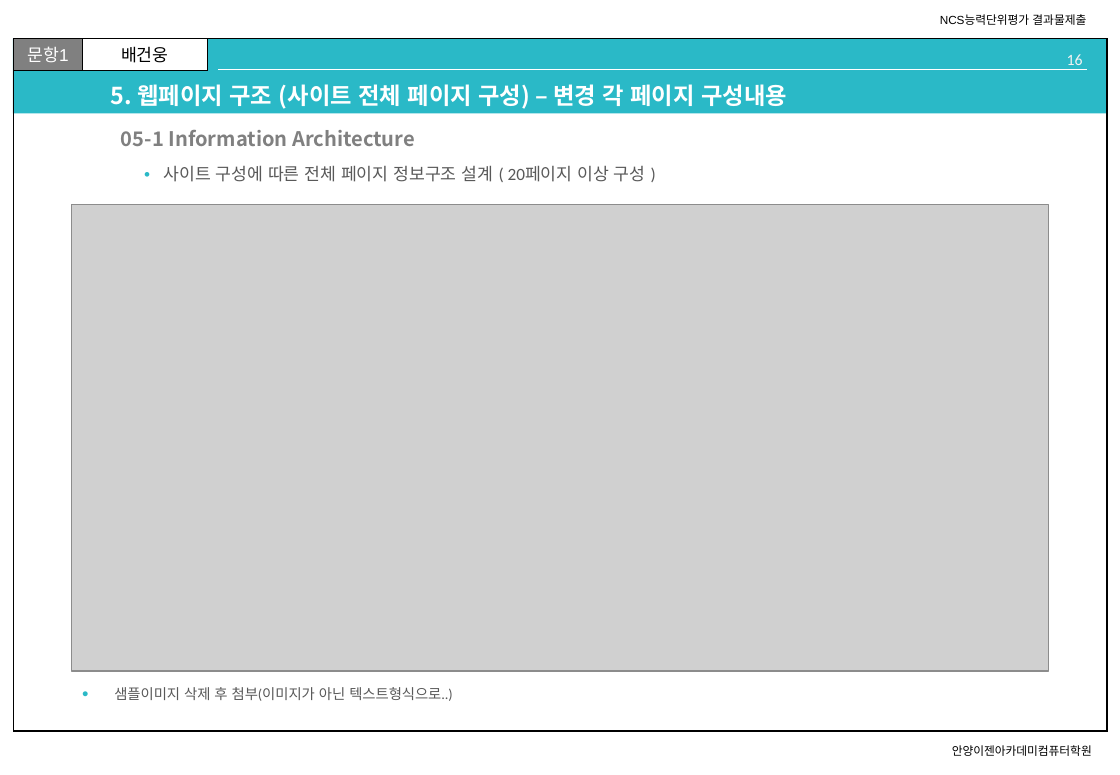
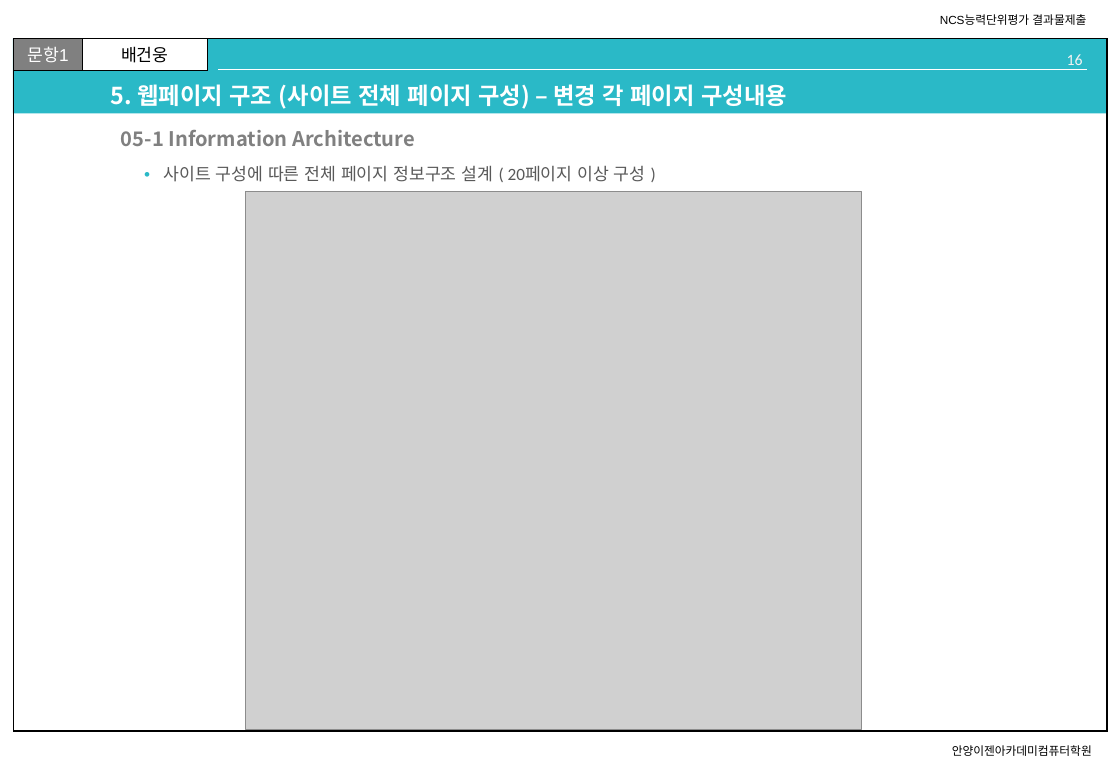
Before and after one commit to 100won-yes/100won_yes, a slide deck: slide 16 of d_homework/n_01_UIUX요구분석_제출양식.pptx. Drawn at 1120x775 pixels with LibreOffice and Linux fonts; fonts in the diff are those of the drawing; grey boxes stand for pictures. Boxes give left, top, right and bottom in pixels: in the first picture for what was removed or moved away, otherwise in the second. Text is boxed around its words. In the diff, an @@ line names an element or a change of style, - is before the commit and + after.

Commit message:
수업내용_210911

```diff
--- a/d_homework/n_01_UIUX요구분석_제출양식.pptx
+++ b/d_homework/n_01_UIUX요구분석_제출양식.pptx
@@ picture: place and size @@
-picture at [71,205,1048,672]
+picture at [245,192,861,731]
@@ text removed at [114,687,453,701] @@
-● 샘플이미지 삭제 후 첨부(이미지가 아닌 텍스트형식으로..)
```
Also in this commit, not shown: 15 other slides changed, 4 other files.
